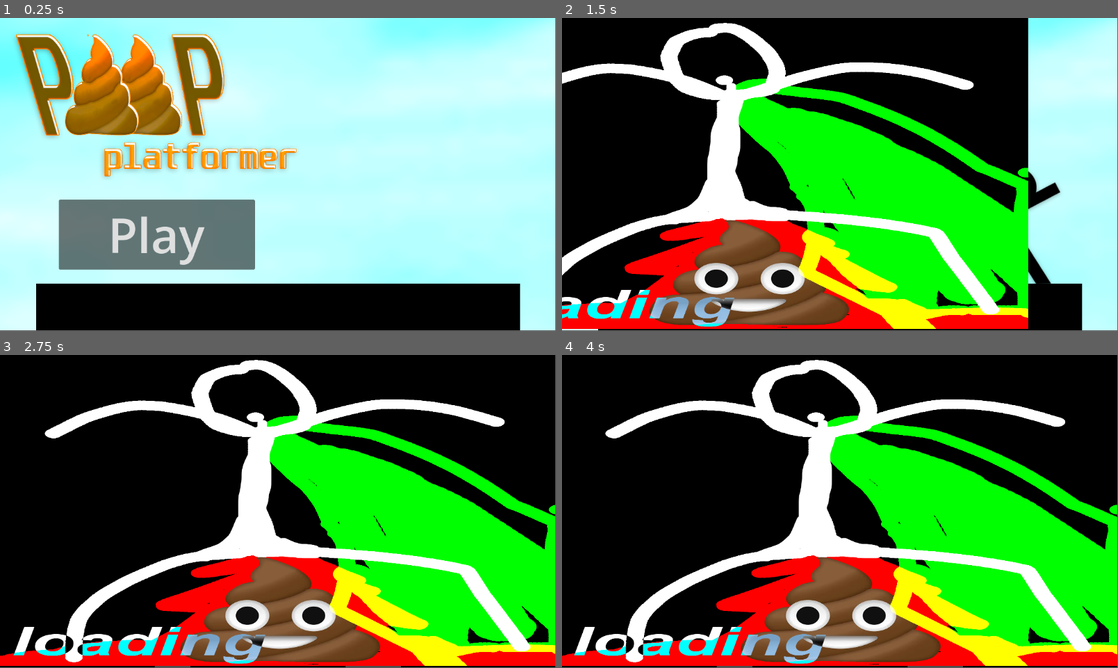
Above: before the commit, frames 1-4 (two rows, left to right).
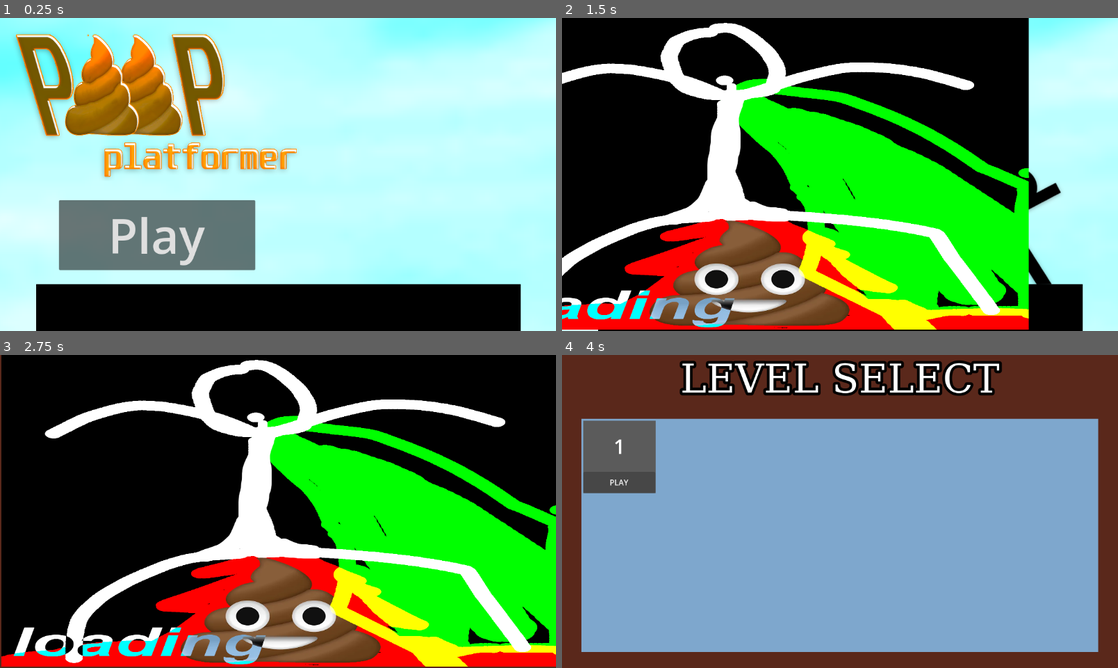
Above: after the commit, the same moments.

Repository: notdisreceded/poop-platformer
Game: Godot game, scene res://scenes/main.tscn
Same seed, same stepped clock (60 frames per second), same inputs: the game is played once before the commit and once after it.
Inputs (mouse positions are in pixels of both pictures, inside the frame that each line leads up to):
- Up to frame 1 (0.25 s): no input
- Up to frame 2 (1.5 s): click "Play" at 0.5 s; click "Play" at 1.25 s
- Up to frame 3 (2.75 s): tap Enter at 2 s; move the mouse to (400, 495) at 2.02 s; hold D (right) from 2.03 s (still down); tap Space (jump) at 2.27 s
- Up to frame 4 (4 s): release D (right) at 2.75 s; click (617, 483) at 2.75 s, where only the run after the commit has a clickable "PLAY"; click (617, 483) at 3.5 s, where only the run after the commit has a clickable "PLAY"
In our replay, the window is 799x449 before the commit and 800x450 after it. These sizes can differ from the game's own. Grey fills any space a smaller window leaves; there, only what the larger window draws over its background counts as a difference.

The runs differ from the first frame. In frame 1, 2.3% of the frame differs, in the area x 0-100%, y 0-100%; in frame 2, 3.7%; in frame 3, 4.2%; in frame 4, 97%.

Commit message:
created level select gui and added file saving

Diff:
--- a/project.godot
+++ b/project.godot
@@ -18,6 +18,11 @@
 run/main_scene="uid://bfh4a8puxv57p"
 config/features=PackedStringArray("4.6", "GL Compatibility")
 config/icon="uid://dbiukkypso2ps"
+
+[display]
+
+window/stretch/mode="viewport"
+window/stretch/aspect="expand"
 
 [input]
 
--- /dev/null
+++ b/resources/player_data.tres
@@ -0,0 +1,7 @@
+[gd_resource type="Resource" script_class="PlayerData" format=3 uid="uid://cgknhqx2pfjdu"]
+
+[ext_resource type="Script" uid="uid://cqq73o7usko2x" path="res://scripts/player_data.gd" id="1_cylk5"]
+
+[resource]
+script = ExtResource("1_cylk5")
+metadata/_custom_type_script = "uid://cqq73o7usko2x"
--- /dev/null
+++ b/scenes/checkpoint.tscn
@@ -0,0 +1,27 @@
+[gd_scene format=3 uid="uid://dl4nwxxv5qvvt"]
+
+[ext_resource type="Texture2D" uid="uid://cmfgy7quinbbq" path="res://assets/sprites/Checkpoint.png" id="1_13s36"]
+[ext_resource type="Script" uid="uid://cnwolo8dxe6av" path="res://scripts/checkpoint.gd" id="1_ywqth"]
+
+[sub_resource type="RectangleShape2D" id="RectangleShape2D_yyywg"]
+size = Vector2(281.81818, 761.36365)
+
+[node name="Checkpoint" type="Node2D" unique_id=1399950714 node_paths=PackedStringArray("area2D")]
+script = ExtResource("1_ywqth")
+nextLevelPath = "res://scenes/main.tscn"
+area2D = NodePath("Area2D")
+metadata/_custom_type_script = "uid://cnwolo8dxe6av"
+
+[node name="Sprite" type="Sprite2D" parent="." unique_id=427432872]
+modulate = Color(0, 0, 0, 1)
+scale = Vector2(0.44, 0.44)
+texture = ExtResource("1_13s36")
+offset = Vector2(119, -361)
+
+[node name="Area2D" type="Area2D" parent="." unique_id=1544757656]
+scale = Vector2(0.44, 0.44)
+monitorable = false
+
+[node name="CollisionShape2D" type="CollisionShape2D" parent="Area2D" unique_id=1734174034]
+position = Vector2(97.72727, -326.13635)
+shape = SubResource("RectangleShape2D_yyywg")
--- a/scenes/level_select.tscn
+++ b/scenes/level_select.tscn
@@ -1,9 +1,321 @@
 [gd_scene format=3 uid="uid://41p6eutxyaxv"]
 
-[node name="LevelSelect" type="Control" unique_id=1661637161]
+[ext_resource type="Script" uid="uid://ccf2dkmyg62b0" path="res://scripts/level_select.gd" id="1_3shnc"]
+[ext_resource type="Script" uid="uid://bagjwf3ndfcod" path="res://scripts/game_manager.gd" id="2_p0wlc"]
+
+[sub_resource type="FontFile" id="FontFile_64kqf"]
+cache/0/variation_coordinates = {}
+cache/0/face_index = 0
+cache/0/embolden = 0.0
+cache/0/transform = Transform2D(1, 0, 0, 1, 0, 0)
+cache/0/spacing_top = 0
+cache/0/spacing_bottom = 0
+cache/0/spacing_space = 0
+cache/0/spacing_glyph = 0
+cache/0/baseline_offset = 0.0
+cache/0/16/0/ascent = 0.0
+cache/0/16/0/descent = 0.0
+cache/0/16/0/underline_position = 0.0
+cache/0/16/0/underline_thickness = 0.0
+cache/0/16/0/scale = 1.0
+cache/0/19/0/ascent = 0.0
+cache/0/19/0/descent = 0.0
+cache/0/19/0/underline_position = 0.0
+cache/0/19/0/underline_thickness = 0.0
+cache/0/19/0/scale = 1.0
+cache/0/22/0/ascent = 0.0
+cache/0/22/0/descent = 0.0
+cache/0/22/0/underline_position = 0.0
+cache/0/22/0/underline_thickness = 0.0
+cache/0/22/0/scale = 1.0
+cache/0/25/0/ascent = 0.0
+cache/0/25/0/descent = 0.0
+cache/0/25/0/underline_position = 0.0
+cache/0/25/0/underline_thickness = 0.0
+cache/0/25/0/scale = 1.0
+cache/0/29/0/ascent = 0.0
+cache/0/29/0/descent = 0.0
+cache/0/29/0/underline_position = 0.0
+cache/0/29/0/underline_thickness = 0.0
+cache/0/29/0/scale = 1.0
+cache/0/35/0/ascent = 0.0
+cache/0/35/0/descent = 0.0
+cache/0/35/0/underline_position = 0.0
+cache/0/35/0/underline_thickness = 0.0
+cache/0/35/0/scale = 1.0
+cache/0/41/0/ascent = 0.0
+cache/0/41/0/descent = 0.0
+cache/0/41/0/underline_position = 0.0
+cache/0/41/0/underline_thickness = 0.0
+cache/0/41/0/scale = 1.0
+cache/0/45/0/ascent = 0.0
+cache/0/45/0/descent = 0.0
+cache/0/45/0/underline_position = 0.0
+cache/0/45/0/underline_thickness = 0.0
+cache/0/45/0/scale = 1.0
+cache/0/48/0/ascent = 0.0
+cache/0/48/0/descent = 0.0
+cache/0/48/0/underline_position = 0.0
+cache/0/48/0/underline_thickness = 0.0
+cache/0/48/0/scale = 1.0
+cache/0/52/0/ascent = 0.0
+cache/0/52/0/descent = 0.0
+cache/0/52/0/underline_position = 0.0
+cache/0/52/0/underline_thickness = 0.0
+cache/0/52/0/scale = 1.0
+cache/0/54/0/ascent = 0.0
+cache/0/54/0/descent = 0.0
+cache/0/54/0/underline_position = 0.0
+cache/0/54/0/underline_thickness = 0.0
+cache/0/54/0/scale = 1.0
+cache/0/55/0/ascent = 0.0
+cache/0/55/0/descent = 0.0
+cache/0/55/0/underline_position = 0.0
+cache/0/55/0/underline_thickness = 0.0
+cache/0/55/0/scale = 1.0
+cache/0/57/0/ascent = 0.0
+cache/0/57/0/descent = 0.0
+cache/0/57/0/underline_position = 0.0
+cache/0/57/0/underline_thickness = 0.0
+cache/0/57/0/scale = 1.0
+cache/0/58/0/ascent = 0.0
+cache/0/58/0/descent = 0.0
+cache/0/58/0/underline_position = 0.0
+cache/0/58/0/underline_thickness = 0.0
+cache/0/58/0/scale = 1.0
+cache/0/59/0/ascent = 0.0
+cache/0/59/0/descent = 0.0
+cache/0/59/0/underline_position = 0.0
+cache/0/59/0/underline_thickness = 0.0
+cache/0/59/0/scale = 1.0
+cache/0/61/0/ascent = 0.0
+cache/0/61/0/descent = 0.0
+cache/0/61/0/underline_position = 0.0
+cache/0/61/0/underline_thickness = 0.0
+cache/0/61/0/scale = 1.0
+cache/0/64/0/ascent = 0.0
+cache/0/64/0/descent = 0.0
+cache/0/64/0/underline_position = 0.0
+cache/0/64/0/underline_thickness = 0.0
+cache/0/64/0/scale = 1.0
+cache/0/66/0/ascent = 0.0
+cache/0/66/0/descent = 0.0
+cache/0/66/0/underline_position = 0.0
+cache/0/66/0/underline_thickness = 0.0
+cache/0/66/0/scale = 1.0
+cache/0/69/0/ascent = 0.0
+cache/0/69/0/descent = 0.0
+cache/0/69/0/underline_position = 0.0
+cache/0/69/0/underline_thickness = 0.0
+cache/0/69/0/scale = 1.0
+cache/0/72/0/ascent = 0.0
+cache/0/72/0/descent = 0.0
+cache/0/72/0/underline_position = 0.0
+cache/0/72/0/underline_thickness = 0.0
+cache/0/72/0/scale = 1.0
+cache/0/74/0/ascent = 0.0
+cache/0/74/0/descent = 0.0
+cache/0/74/0/underline_position = 0.0
+cache/0/74/0/underline_thickness = 0.0
+cache/0/74/0/scale = 1.0
+cache/0/75/0/ascent = 0.0
+cache/0/75/0/descent = 0.0
+cache/0/75/0/underline_position = 0.0
+cache/0/75/0/underline_thickness = 0.0
+cache/0/75/0/scale = 1.0
+cache/0/73/0/ascent = 0.0
+cache/0/73/0/descent = 0.0
+cache/0/73/0/underline_position = 0.0
+cache/0/73/0/underline_thickness = 0.0
+cache/0/73/0/scale = 1.0
+cache/0/71/0/ascent = 0.0
+cache/0/71/0/descent = 0.0
+cache/0/71/0/underline_position = 0.0
+cache/0/71/0/underline_thickness = 0.0
+cache/0/71/0/scale = 1.0
+cache/0/70/0/ascent = 0.0
+cache/0/70/0/descent = 0.0
+cache/0/70/0/underline_position = 0.0
+cache/0/70/0/underline_thickness = 0.0
+cache/0/70/0/scale = 1.0
+cache/0/68/0/ascent = 0.0
+cache/0/68/0/descent = 0.0
+cache/0/68/0/underline_position = 0.0
+cache/0/68/0/underline_thickness = 0.0
+cache/0/68/0/scale = 1.0
+cache/0/67/0/ascent = 0.0
+cache/0/67/0/descent = 0.0
+cache/0/67/0/underline_position = 0.0
+cache/0/67/0/underline_thickness = 0.0
+cache/0/67/0/scale = 1.0
+cache/0/65/0/ascent = 0.0
+cache/0/65/0/descent = 0.0
+cache/0/65/0/underline_position = 0.0
+cache/0/65/0/underline_thickness = 0.0
+cache/0/65/0/scale = 1.0
+cache/0/76/0/ascent = 0.0
+cache/0/76/0/descent = 0.0
+cache/0/76/0/underline_position = 0.0
+cache/0/76/0/underline_thickness = 0.0
+cache/0/76/0/scale = 1.0
+cache/0/79/0/ascent = 0.0
+cache/0/79/0/descent = 0.0
+cache/0/79/0/underline_position = 0.0
+cache/0/79/0/underline_thickness = 0.0
+cache/0/79/0/scale = 1.0
+cache/0/81/0/ascent = 0.0
+cache/0/81/0/descent = 0.0
+cache/0/81/0/underline_position = 0.0
+cache/0/81/0/underline_thickness = 0.0
+cache/0/81/0/scale = 1.0
+cache/0/83/0/ascent = 0.0
+cache/0/83/0/descent = 0.0
+cache/0/83/0/underline_position = 0.0
+cache/0/83/0/underline_thickness = 0.0
+cache/0/83/0/scale = 1.0
+cache/0/84/0/ascent = 0.0
+cache/0/84/0/descent = 0.0
+cache/0/84/0/underline_position = 0.0
+cache/0/84/0/underline_thickness = 0.0
+cache/0/84/0/scale = 1.0
+cache/0/82/0/ascent = 0.0
+cache/0/82/0/descent = 0.0
+cache/0/82/0/underline_position = 0.0
+cache/0/82/0/underline_thickness = 0.0
+cache/0/82/0/scale = 1.0
+cache/0/80/0/ascent = 0.0
+cache/0/80/0/descent = 0.0
+cache/0/80/0/underline_position = 0.0
+cache/0/80/0/underline_thickness = 0.0
+cache/0/80/0/scale = 1.0
+
+[sub_resource type="LabelSettings" id="LabelSettings_3shnc"]
+font = SubResource("FontFile_64kqf")
+font_size = 82
+outline_size = 22
+outline_color = Color(0, 0, 0, 1)
+
+[node name="LevelSelect" type="Control" unique_id=925363592]
 layout_mode = 3
 anchors_preset = 15
 anchor_right = 1.0
 anchor_bottom = 1.0
 grow_horizontal = 2
 grow_vertical = 2
+
+[node name="Title" type="Label" parent="." unique_id=1567736594]
+layout_mode = 1
+anchors_preset = 5
+anchor_left = 0.5
+anchor_right = 0.5
+offset_left = -247.0
+offset_right = 247.0
+offset_bottom = 110.0
+grow_horizontal = 2
+text = "LEVEL SELECT"
+label_settings = SubResource("LabelSettings_3shnc")
+horizontal_alignment = 1
+vertical_alignment = 1
+
+[node name="Background" type="ColorRect" parent="." unique_id=1700052356]
+z_index = -3
+layout_mode = 1
+anchors_preset = 15
+anchor_right = 1.0
+anchor_bottom = 1.0
+grow_horizontal = 2
+grow_vertical = 2
+color = Color(0.35460037, 0.15636969, 0.10808217, 1)
+
+[node name="BlueContainer" type="ColorRect" parent="." unique_id=1402975548]
+z_index = -2
+layout_mode = 1
+anchors_preset = -1
+anchor_left = 0.035
+anchor_top = 0.20320986
+anchor_right = 0.9649999
+anchor_bottom = 0.9493457
+offset_left = 0.17599964
+offset_top = 0.3199997
+offset_right = -0.3199997
+offset_bottom = -0.1760025
+color = Color(0.4930445, 0.65264046, 0.8022192, 1)
+metadata/_edit_use_anchors_ = true
+
+[node name="MarginContainer" type="MarginContainer" parent="BlueContainer" unique_id=1107250604]
+layout_mode = 1
+anchors_preset = 15
+anchor_right = 1.0
+anchor_bottom = 1.0
+grow_horizontal = 2
+grow_vertical = 2
+theme_override_constants/margin_left = 4
+theme_override_constants/margin_top = 4
+
+[node name="GridContainer" type="GridContainer" parent="BlueContainer/MarginContainer" unique_id=571725277]
+layout_direction = 2
+layout_mode = 2
+columns = 7
+
+[node name="Container" type="Control" parent="BlueContainer/MarginContainer/GridContainer" unique_id=1866177935]
+clip_contents = true
+custom_minimum_size = Vector2(150, 150)
+layout_direction = 2
+layout_mode = 2
+localize_numeral_system = false
+
+[node name="Label" type="Label" parent="BlueContainer/MarginContainer/GridContainer/Container" unique_id=1483682809]
+z_index = 2
+clip_contents = true
+custom_minimum_size = Vector2(100, 25)
+layout_direction = 2
+layout_mode = 1
+anchors_preset = -1
+anchor_right = 1.0
+anchor_bottom = 1.0
+offset_left = -1.4959984
+offset_right = 0.5039978
+offset_bottom = -42.0
+grow_horizontal = 2
+grow_vertical = 2
+theme_override_font_sizes/font_size = 41
+text = "1"
+horizontal_alignment = 1
+vertical_alignment = 1
+
+[node name="ColorRect" type="ColorRect" parent="BlueContainer/MarginContainer/GridContainer/Container" unique_id=1578594043]
+z_index = 1
+custom_minimum_size = Vector2(150, 150)
+layout_mode = 0
+offset_right = 40.0
+offset_bottom = 40.0
+color = Color(0.35906893, 0.35906914, 0.35906902, 1)
+
+[node name="Button" type="Button" parent="BlueContainer/MarginContainer/GridContainer/Container" unique_id=1135096544]
+z_index = 3
+layout_mode = 1
+anchors_preset = 15
+anchor_right = 1.0
+anchor_bottom = 1.0
+offset_top = 106.0
+offset_right = -0.4960022
+grow_horizontal = 2
+grow_vertical = 2
+text = "PLAY
+
+"
+
+[node name="LevelSelect" type="Node2D" parent="." unique_id=1924519454 node_paths=PackedStringArray("levelTemplateUi", "gameManager")]
+script = ExtResource("1_3shnc")
+levelTemplateUi = NodePath("../BlueContainer/MarginContainer/GridContainer/Container")
+levels = Array[String](["res://scenes/levels/level.tscn"])
+gameManager = NodePath("../GameManager")
+metadata/_custom_type_script = "uid://ccf2dkmyg62b0"
+
+[node name="GameManager" type="Node2D" parent="." unique_id=833252591]
+script = ExtResource("2_p0wlc")
+destroyVoidedObjects = false
+showLoadingScreen = true
+generatePlayerCamera = false
+generatePlayer = false
+metadata/_custom_type_script = "uid://bagjwf3ndfcod"
--- a/scenes/level.tscn
+++ b/scenes/levels/level.tscn
@@ -1,8 +1,8 @@
-[gd_scene load_steps=8 format=3 uid="uid://dw8uwdpr2nbbb"]
+[gd_scene format=3 uid="uid://dw8uwdpr2nbbb"]
 
 [ext_resource type="Script" uid="uid://bagjwf3ndfcod" path="res://scripts/game_manager.gd" id="1_2q6dc"]
 [ext_resource type="Texture2D" uid="uid://bulk6srumsqlj" path="res://assets/sprites/White.png" id="2_w7c3h"]
-[ext_resource type="Texture2D" uid="uid://cmfgy7quinbbq" path="res://assets/sprites/Checkpoint.png" id="3_w8frs"]
+[ext_resource type="PackedScene" uid="uid://dl4nwxxv5qvvt" path="res://scenes/checkpoint.tscn" id="3_b2cq8"]
 
 [sub_resource type="RectangleShape2D" id="RectangleShape2D_w8frs"]
 size = Vector2(1007, 107)
@@ -16,71 +16,68 @@
 [sub_resource type="WorldBoundaryShape2D" id="WorldBoundaryShape2D_w8frs"]
 normal = Vector2(0, 1)
 
-[node name="GameManager" type="Node2D"]
+[node name="GameManager" type="Node2D" unique_id=1704484248]
 script = ExtResource("1_2q6dc")
 voidHeight = 716.0
 playerSpawnPoint = Vector2(575, 405)
+destroyVoidedObjects = false
 teleportVoidedObjects = true
 voidedObjectTeleportPoint = Vector2(0, 405)
 showLoadingScreen = true
 generatePlayerCamera = false
 metadata/_custom_type_script = "uid://bagjwf3ndfcod"
 
-[node name="Platform" type="StaticBody2D" parent="."]
+[node name="Platform" type="StaticBody2D" parent="." unique_id=1858096964]
 position = Vector2(606, 401)
 
-[node name="Sprite2D" type="Sprite2D" parent="Platform"]
+[node name="Sprite2D" type="Sprite2D" parent="Platform" unique_id=2141458184]
 modulate = Color(0, 0, 0, 1)
 z_index = 3
 position = Vector2(-34, 216.75)
 scale = Vector2(3.79057, 0.390909)
 texture = ExtResource("2_w7c3h")
 
-[node name="CollisionShape2D" type="CollisionShape2D" parent="Platform"]
+[node name="CollisionShape2D" type="CollisionShape2D" parent="Platform" unique_id=1968816149]
 position = Vector2(-33.5, 216.5)
 shape = SubResource("RectangleShape2D_w8frs")
 
-[node name="Platform2" type="StaticBody2D" parent="."]
+[node name="Platform2" type="StaticBody2D" parent="." unique_id=2125237053]
 position = Vector2(1844, -191)
 
-[node name="Sprite2D" type="Sprite2D" parent="Platform2"]
+[node name="Sprite2D" type="Sprite2D" parent="Platform2" unique_id=2071397448]
 modulate = Color(0, 0, 0, 1)
 z_index = 3
 position = Vector2(-34, 553)
 scale = Vector2(3.79057, 2.83636)
 texture = ExtResource("2_w7c3h")
 
-[node name="CollisionShape2D" type="CollisionShape2D" parent="Platform2"]
+[node name="CollisionShape2D" type="CollisionShape2D" parent="Platform2" unique_id=1543549558]
 position = Vector2(-33.5, 542)
 shape = SubResource("RectangleShape2D_mx8sn")
 
-[node name="Platform3" type="StaticBody2D" parent="."]
+[node name="Platform3" type="StaticBody2D" parent="." unique_id=850195221]
 position = Vector2(3208, -919)
 
-[node name="Sprite2D" type="Sprite2D" parent="Platform3"]
+[node name="Sprite2D" type="Sprite2D" parent="Platform3" unique_id=739803889]
 modulate = Color(0, 0, 0, 1)
 z_index = 3
 position = Vector2(-34, 942.5)
 scale = Vector2(3.79057, 5.66909)
 texture = ExtResource("2_w7c3h")
 
-[node name="CollisionShape2D" type="CollisionShape2D" parent="Platform3"]
+[node name="CollisionShape2D" type="CollisionShape2D" parent="Platform3" unique_id=2038072948]
 position = Vector2(-33.5, 1017)
 shape = SubResource("RectangleShape2D_ppgk2")
 
-[node name="Camera2D" type="Camera2D" parent="."]
+[node name="Camera2D" type="Camera2D" parent="." unique_id=749729867]
 position = Vector2(1872, -371)
 zoom = Vector2(0.32, 0.32)
 
-[node name="Checkpoint" type="Sprite2D" parent="."]
-modulate = Color(0, 0, 0, 1)
-position = Vector2(2694, -708)
-scale = Vector2(0.44, 0.44)
-texture = ExtResource("3_w8frs")
-offset = Vector2(119, -361)
-
-[node name="WorldBoundary" type="StaticBody2D" parent="."]
+[node name="WorldBoundary" type="StaticBody2D" parent="." unique_id=110959077]
 position = Vector2(1847, -1932)
 
-[node name="CollisionShape2D" type="CollisionShape2D" parent="WorldBoundary"]
+[node name="CollisionShape2D" type="CollisionShape2D" parent="WorldBoundary" unique_id=1407379125]
 shape = SubResource("WorldBoundaryShape2D_w8frs")
+
+[node name="Checkpoint" parent="." unique_id=427432872 instance=ExtResource("3_b2cq8")]
+position = Vector2(3320, -767.99994)
--- a/scenes/player.tscn
+++ b/scenes/player.tscn
@@ -5,7 +5,8 @@
 [ext_resource type="PackedScene" uid="uid://dwvpmqqyane44" path="res://scenes/poop_splatter.tscn" id="3_qhqgy"]
 [ext_resource type="Script" uid="uid://bi3bf6c87aqst" path="res://scripts/void_behavior.gd" id="4_dqkch"]
 [ext_resource type="AudioStream" uid="uid://cgru4dtj132oo" path="res://assets/audio/bowserfart.wav" id="5_qlg0r"]
-[ext_resource type="AudioStream" uid="uid://bbnvyu6wvx4sh" path="res://assets/sprites/Shit.wav" id="6_tuyoq"]
+[ext_resource type="AudioStream" uid="uid://bbnvyu6wvx4sh" path="res://assets/audio/Shit.wav" id="6_tuyoq"]
+[ext_resource type="Script" uid="uid://c8i2wroo7scc7" path="res://scripts/playerDataComponent.gd" id="7_fjrip"]
 
 [sub_resource type="RectangleShape2D" id="RectangleShape2D_g2els"]
 size = Vector2(82, 240)
@@ -79,3 +80,7 @@
 
 [node name="Noise2" type="AudioStreamPlayer" parent="." unique_id=612133186]
 stream = ExtResource("6_tuyoq")
+
+[node name="PlayerDataComponent" type="Node" parent="." unique_id=1834918001]
+script = ExtResource("7_fjrip")
+metadata/_custom_type_script = "uid://c8i2wroo7scc7"
--- /dev/null
+++ b/scripts/checkpoint.gd
@@ -0,0 +1,31 @@
+extends Node2D
+class_name Checkpoint
+
+# properties
+@export var nextLevelPath : String
+
+# nodes
+@export var area2D :Area2D
+
+# functions
+func onPlayerEntered (player : Player):
+    print ("Player entered")
+
+    var playerData := player.playerDataComponent.dataResource
+    var playerDataComponent := player.playerDataComponent
+
+    playerData.unlockedLevels.append (nextLevelPath)
+    playerDataComponent.saveData (playerData.toDictionary ())
+
+    print (playerData.unlockedLevels)
+
+
+
+func onBodyEntered (body : PhysicsBody2D):
+    if body is Player:
+        onPlayerEntered (body)
+
+
+
+func _ready():
+    area2D.body_entered.connect (onBodyEntered)
--- /dev/null
+++ b/scripts/component.gd
@@ -0,0 +1,17 @@
+class_name Component
+extends Node
+
+# initialize siblingComponents
+var siblingComponents : Dictionary[String, Component] = {}
+
+func _ready() -> void:
+	var siblings = get_parent ().get_children ()
+
+	for sibling in siblings:
+		if sibling == self:
+			continue
+
+		if not sibling is Component:
+			continue
+
+		siblingComponents[sibling.name] = sibling
--- a/scripts/game_manager.gd
+++ b/scripts/game_manager.gd
@@ -9,6 +9,7 @@
 @export var voidedObjectTeleportPoint : Vector2 = Vector2 (0, 0)
 @export var showLoadingScreen := false
 @export var generatePlayerCamera := true
+@export var generatePlayer := true
 @onready var playerResource := preload ("res://scenes/player.tscn")
 @onready var loadingScreenResource := preload ("res://scenes/loading_screen.tscn")
 
@@ -20,7 +21,7 @@
 		var loadingScreenScene : CanvasLayer = loadingScreenResource.instantiate ()
 		var loadingScreen : TextureRect = loadingScreenScene.find_child ("TextureRect")
 
-		add_sibling (loadingScreenScene)
+		get_tree ().root.add_child (loadingScreenScene)
 
 		var tween = create_tween ()
 
@@ -32,7 +33,7 @@
 		loadingScreen.queue_free ()
 		print ("Tween done")
 
-	if playerResource.can_instantiate ():
+	if playerResource.can_instantiate () and generatePlayer:
 		player = playerResource.instantiate ()
 
 		player.generatePlayerCamera = generatePlayerCamera
@@ -50,7 +51,7 @@
 		var loadingScreenScene : CanvasLayer = loadingScreenResource.instantiate ()
 		var loadingScreen : TextureRect = loadingScreenScene.find_child ("TextureRect")
 
-		add_sibling (loadingScreenScene)
+		get_tree ().root.add_child (loadingScreenScene)
 
 		print ("Loading screen parent: ", loadingScreen.get_path ())
 
--- a/scripts/hover_icon.gd
+++ b/scripts/hover_icon.gd
@@ -1,4 +1,4 @@
-extends Node2D
+extends Component
 class_name HoverComponent
 
 # properties
--- /dev/null
+++ b/scripts/level_select.gd
@@ -0,0 +1,53 @@
+extends Node2D
+class_name LevelSelect
+
+# This will run when the scene tree has finished loading
+@export
+var levelTemplateUi : Control
+
+@export
+var levels : Array[String]
+
+@export
+var gameManager : GameManager
+
+func onButtonPressed (level : String):
+	gameManager.switch_scene (level)
+
+func onSceneLoaded () -> void:
+	var dataResource: PlayerData = load ("res://resources/player_data.tres")
+
+	for level in dataResource.unlockedLevels:
+		levels.append (level)
+		print ("Appended ", level)
+
+	var index := 0
+
+	levelTemplateUi.visible = false
+
+	for level in levels:
+		var clone := levelTemplateUi.duplicate ()
+
+		levelTemplateUi.get_parent ().add_child (clone) # and then i have to add this i hate this fucking gay ass engine
+		clone.visible = true
+
+		var label : Label = clone.find_child ("Label", true, false)
+		var button : Button = clone.find_child ("Button", true, false)
+
+		print (label)
+
+		if button:
+			button.button_down.connect (func (): onButtonPressed (level))
+
+		if label:
+			index += 1
+			label.text = str (index)
+
+			print ("Set label")
+		else:
+			push_warning ("Could not find label!")
+			continue
+
+
+func _ready() -> void:
+	onSceneLoaded ()
--- a/scripts/playButton.gd
+++ b/scripts/playButton.gd
@@ -1,8 +1,15 @@
 extends Button
 
-@onready var scene = "res://scenes/level.tscn"
+@onready var scene = "res://scenes/level_select.tscn"
+
+var pressedButton = false
 
 func onPressed ():
+	if pressedButton:
+		return
+
+	pressedButton = true
+
 	var gameManager : GameManager = get_node ("/root/GameManager")
 	gameManager.switch_scene (scene)
 
--- a/scripts/player.gd
+++ b/scripts/player.gd
@@ -8,12 +8,17 @@
 @export var acceleration : float
 @export var deceleration : float
 @export var poopFallRate : float = 1000
+@export var generatePlayerCamera := true
 
-@export var generatePlayerCamera := true
+
+@onready
+var playerDataComponent : PlayerDataComponent = $PlayerDataComponent
 
 var isHoldingJump := false
 var horizontalDirection := 0.0
 var health = 100
+
+
 
 func damage (amount : float):
 	health -= amount
@@ -63,7 +68,7 @@
 
 		targetVelocity.y += gravity
 	var isRaycastColliding := raycast2d.is_colliding ()
-	print ("IS collidng: ", isRaycastColliding)
+	# print ("IS collidng: ", isRaycastColliding)
 
 	if isRaycastColliding:
 		raycast2d.target_position.y = raycast2d.to_local (raycast2d.get_collision_point ()).y
@@ -82,10 +87,13 @@
 	line2d.visible = isHoldingJump
 	line2d.points[1].y = raycast2d.target_position.y + 150
 
-	print ("Y: ", line2d.points[1].y)
-	print ("RAYCAST Y: ", raycast2d.target_position.y)
+	# print ("Y: ", line2d.points[1].y)
+	# print ("RAYCAST Y: ", raycast2d.target_position.y)
 
 	poopSplatter.emitting = raycast2d.is_colliding () and isHoldingJump
+	poopSplatter.color = playerDataComponent.dataResource.poopColor
+	line2d.default_color = playerDataComponent.dataResource.poopColor
+	poopRay.color = playerDataComponent.dataResource.poopColor
 
 	if raycast2d.is_colliding () and isHoldingJump:
 		var point = raycast2d.get_collision_point ()
--- /dev/null
+++ b/scripts/playerDataComponent.gd
@@ -0,0 +1,50 @@
+extends Component
+class_name PlayerDataComponent
+
+var filePath = "user://savedata.dat"
+var levelsPath = "user://unlockedLevels.dat"
+var dataResource: PlayerData = preload("res://resources/player_data.tres")
+
+func loadData ():
+	if not FileAccess.file_exists(filePath):
+		return dataResource
+
+	var file = FileAccess.open(filePath, FileAccess.READ)
+	var fileData : Dictionary = file.get_var ()
+
+	file.close ()
+
+
+	var data : Dictionary = fileData.duplicate ()
+
+	print ("unlocked levels: ", data["unlockedLevels"])
+	dataResource.unlockedLevels = data.unlockedLevels
+
+	for key in data.keys ():
+		print ("iterating over ", key)
+		var value = data[key]
+
+		print ("DRKE: ", dataResource[key])
+		if dataResource[key]:
+			dataResource[key] = value
+			print ("Set ", key, " to ", value)
+
+	return dataResource
+
+
+func saveData (data: Dictionary):
+	for dataName in data.keys():
+		if dataResource[dataName]:
+			dataResource[dataName] = data[dataName]
+
+	var file = FileAccess.open(filePath, FileAccess.WRITE)
+
+	file.store_var (dataResource.toDictionary ().duplicate ())
+	file.close()
+
+func _ready() -> void:
+	print (loadData ().toDictionary ())
+
+func _notification(what):
+	if what == NOTIFICATION_WM_CLOSE_REQUEST:
+		saveData (dataResource.toDictionary ())
--- /dev/null
+++ b/scripts/player_data.gd
@@ -0,0 +1,13 @@
+extends Resource
+class_name PlayerData
+
+@export var unlockedLevels : Array[String] = []
+@export var poopColor : Color = Color ("#5c1d09")
+
+func toDictionary () -> Dictionary:
+	var dictionary = {}
+
+	dictionary.unlockedLevels = unlockedLevels
+	dictionary.poopColor = poopColor
+
+	return dictionary
Not shown, changed: assets/audio/Shit.wav.import
Not shown, added: scripts/checkpoint.gd.uid
Not shown, added: scripts/component.gd.uid
Not shown, added: scripts/level_select.gd.uid
Not shown, added: scripts/playerDataComponent.gd.uid
Not shown, added: scripts/player_data.gd.uid
Not shown, added: assets/audio/Shit.wav
Not shown, added: scenes/level_select.tscn1966665789.tmp
Not shown, added: scenes/level_select.tscn2117258635.tmp
Not shown, added: scenes/level_select.tscn45532094463.tmp
Not shown, added: scenes/levels/level.tscn50108066240.tmp
Not shown, added: scenes/levels/level1.tscn1009165416.tmp
(and 4 more such lines)
